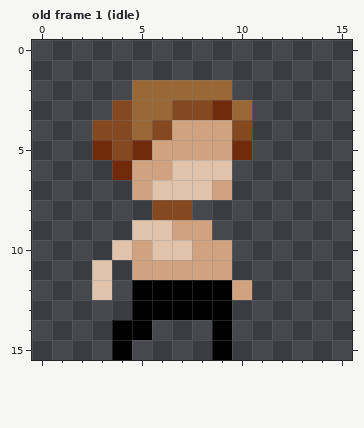
Pixel-art file -- AssetsRaw/player.aseprite. The picture above is the old version.
16x16 pixels, 10 frames. Shown: old frame 1 (idle). The commit also changed other frames, which this record leaves out.
And afterwards:
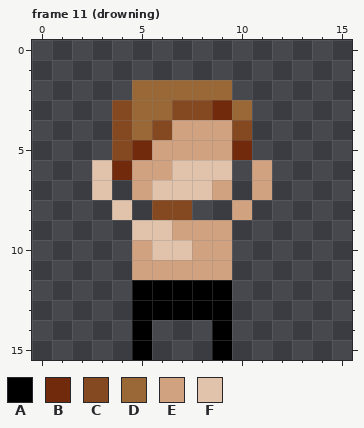
Palette (. is transparent): A #000000  B #712b0c  C #854921  D #9a6736  E #d0a280  F #e1c3ac
A new or re-ordered frame is compared with the old frame closest to it.
Diff:
frames 10 -> 26
--- frame 11 (drowning) is new; against old frame 1 (idle)
@@ x 0..15 @@
  3 ....CDDCCBD.....
- 4 ...CCDCEEEC.....
- 5 ...BCBEEEEB.....
- 6 ....BEEFFF......
- 7 .....EFFFE......
- 8 ......CC........
- 9 .....FFEE.......
-10 ....FEFFEE......
-11 ...F.EEEEE......
-12 ...F.AAAAAE.....
+ 4 ....CDCEEEC.....
+ 5 ....CBEEEEB.....
+ 6 ...FBEEFFF.E....
+ 7 ...F.EFFFE.E....
+ 8 ....F.CC..E.....
+ 9 .....FFEEE......
+10 .....EFFEE......
+11 .....EEEEE......
+12 .....AAAAA......
 13 .....AAAAA......
-14 ....AA...A......
-15 ....A....A......
+14 .....A...A......
+15 .....A...A......
Pixel boxes of the changes (left, top, right, bottom) in both pictures:
changed: (92, 120, 152, 360)
changed: (212, 160, 272, 300)
